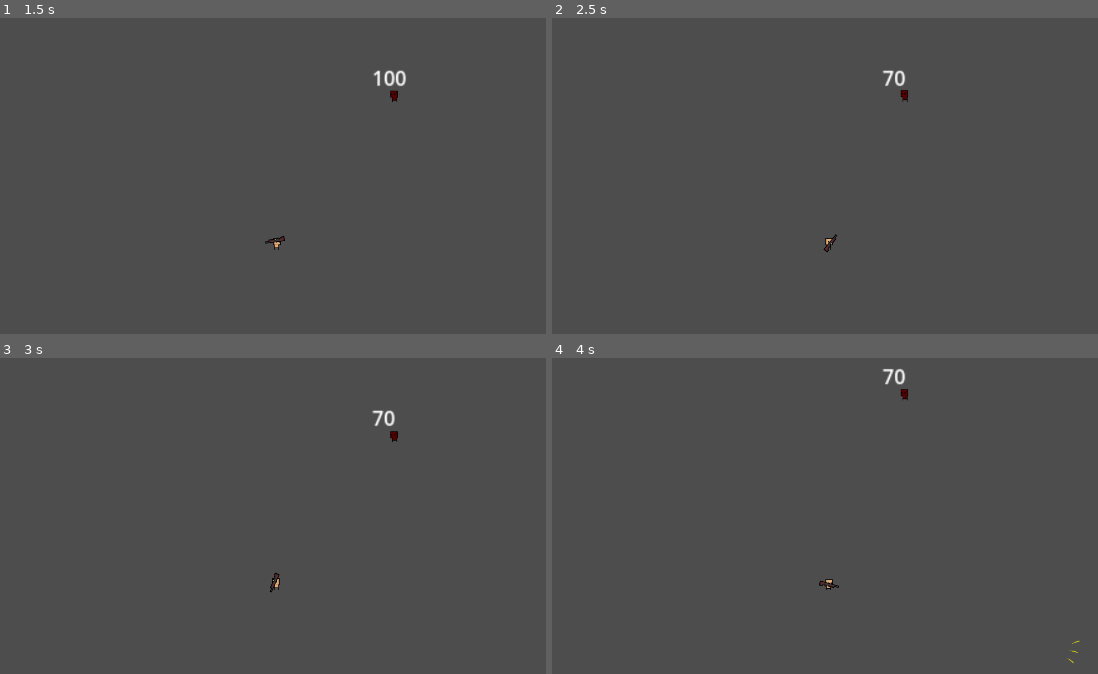
Above: before the commit, frames 1-4 (two rows, left to right).
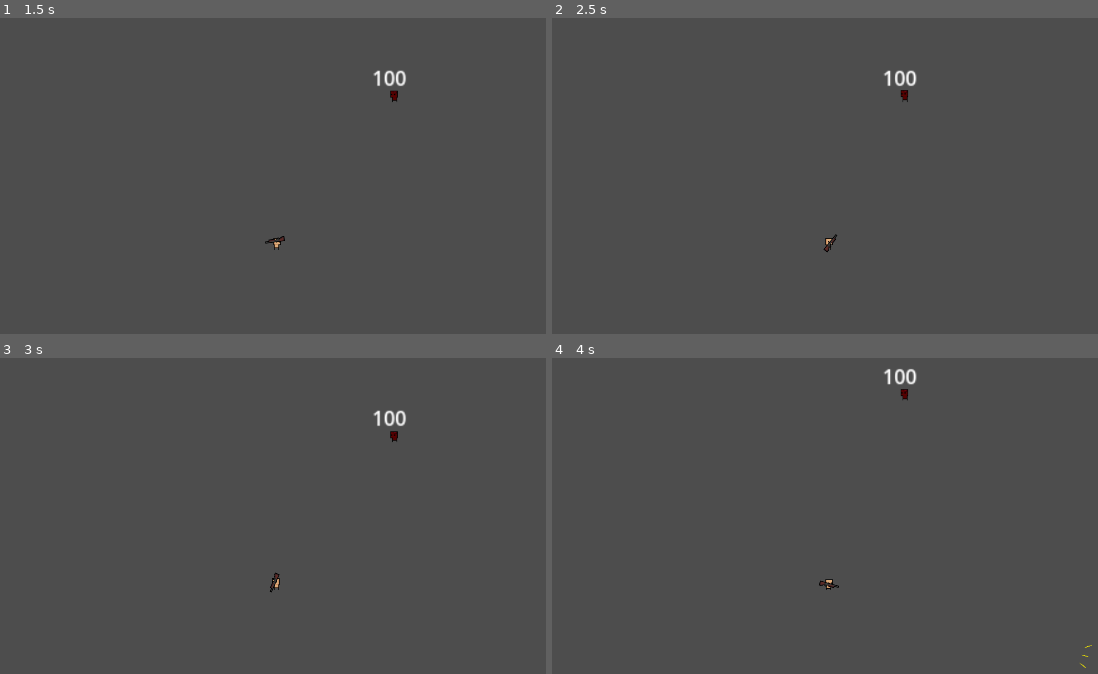
Above: after the commit, the same moments.

Repository: Uhboer/deffusion
Game: Godot game, scene res://scenes/world.tscn
Same seed, same stepped clock (60 frames per second), same inputs: the game is played once before the commit and once after it.
Inputs (mouse positions are in pixels of both pictures, inside the frame that each line leads up to):
- Up to frame 1 (1.5 s): tap Enter at 0.5 s; move the mouse to (453, 220) at 0.52 s; tap D (D) at 0.6 s; tap S (S) at 0.8, 1.35 s; tap Space at 1.25 s; move the mouse to (114, 264) at 1.27 s
- Up to frame 2 (2.5 s): click (666, 264) at 1.55 s; tap Enter at 2 s; move the mouse to (906, 144) at 2.02 s; click (906, 144) at 2.1 s; tap D (D) at 2.3 s
- Up to frame 3 (3 s): tap Space at 2.75 s; move the mouse to (234, 670) at 2.77 s; tap A (A) at 2.85 s
- Up to frame 4 (4 s): tap S (S) at 3.05 s; tap Enter at 3.5 s; move the mouse to (1070, 648) at 3.52 s; tap D (D) at 3.6 s; click (1070, 648) at 3.8 s

Frame 1 is identical in both runs. In frame 2, 0.1% of the frame differs, in the area x 60-67%, y 16-22%; in frame 3, 0.1%; in frame 4, 0.2%, in the area x 60-99%, y 3-99%.

Commit message:
shotgun tweak

Diff:
--- a/scenes/bullet_shotgun.tscn
+++ b/scenes/bullet_shotgun.tscn
@@ -4,7 +4,7 @@
 [ext_resource type="Texture2D" uid="uid://bgx7g6suj2nwi" path="res://sprites/Guns/Misc/bullet.png" id="1_p7hy0"]
 
 [sub_resource type="RectangleShape2D" id="RectangleShape2D_cp8x8"]
-size = Vector2(8, 4)
+size = Vector2(8, 22)
 
 [node name="bullet_shotgun" type="Area2D"]
 script = ExtResource("1_jer4l")
@@ -14,20 +14,11 @@
 scale = Vector2(0.3125, 0.1875)
 texture = ExtResource("1_p7hy0")
 
-[node name="CollisionShape2D" type="CollisionShape2D" parent="."]
-position = Vector2(4, 0)
-shape = SubResource("RectangleShape2D_cp8x8")
-
 [node name="Sprite2D2" type="Sprite2D" parent="."]
 position = Vector2(3.78393, 7.75571)
 rotation = 0.41334
 scale = Vector2(0.3125, 0.1875)
 texture = ExtResource("1_p7hy0")
-
-[node name="CollisionShape2D2" type="CollisionShape2D" parent="."]
-position = Vector2(3.78393, 7.75571)
-rotation = 0.41334
-shape = SubResource("RectangleShape2D_cp8x8")
 
 [node name="Sprite2D3" type="Sprite2D" parent="."]
 position = Vector2(3.82022, -7.6981)
@@ -35,9 +26,8 @@
 scale = Vector2(0.3125, 0.1875)
 texture = ExtResource("1_p7hy0")
 
-[node name="CollisionShape2D3" type="CollisionShape2D" parent="."]
-position = Vector2(3.82022, -7.6981)
-rotation = -0.601102
+[node name="CollisionShape2D" type="CollisionShape2D" parent="."]
+position = Vector2(4, 0)
 shape = SubResource("RectangleShape2D_cp8x8")
 
 [connection signal="body_entered" from="." to="." method="_on_body_entered"]
--- a/scenes/marker_2d.gd
+++ b/scenes/marker_2d.gd
@@ -1,20 +1,26 @@
 extends Node2D
 
-@export var bullet : PackedScene
+@export var bullet_scene : PackedScene
 
 @onready var character = $".."
 @onready var anim = $wearpon
+
+var shooted = false
 
 func _process(delta):
 	look_at(get_global_mouse_position())
 
 	if Input.is_action_just_pressed("shoot"):
 		shoot()
-		await get_tree().create_timer(2).timeout
+
 
 
 func shoot():
-	var b = bullet.instantiate()
-	add_child(b)
-	b.transform = $Node/Marker2D.global_transform
-	anim.play("ShootgunPump")
+	if  shooted == false:
+		shooted = true
+		var b = bullet_scene.instantiate()
+		add_child(b)
+		b.transform = $Node/Marker2D.global_transform
+		anim.play("ShootgunPump")
+		await get_tree().create_timer(1.0).timeout
+		shooted = false
--- a/scenes/marker_2d.tscn
+++ b/scenes/marker_2d.tscn
@@ -39,7 +39,7 @@
 
 [node name="Marker2D" type="Node2D"]
 script = ExtResource("1_o1dlb")
-bullet = ExtResource("2_uwcaw")
+bullet_scene = ExtResource("2_uwcaw")
 
 [node name="wearpon" type="AnimatedSprite2D" parent="."]
 position = Vector2(1, 2)
@@ -50,3 +50,4 @@
 [node name="Node" type="Node" parent="."]
 
 [node name="Marker2D" type="Marker2D" parent="Node"]
+position = Vector2(10, 1)
